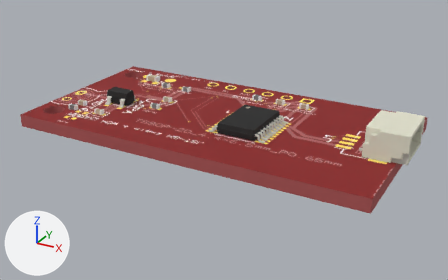
Before and after pictures for a commit that changed the glTF model public/viewer/jst-sh__ch552t__photodiode/3d.glb.
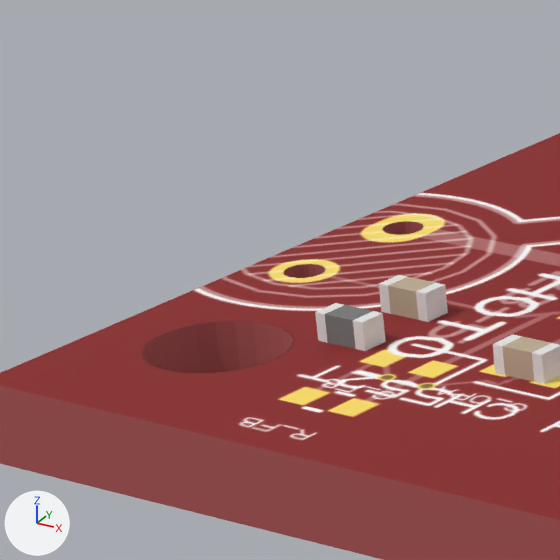
The first picture shows the older version from a 50 mm camera at (31.1, -56.3, 26.0) aimed at (0.9, -1.3, -1.5). The close-ups show the older and then the newer version on the part from 5% to 23% of the width and 21% to 50% of the height of that picture. Only the edits that show in the close-ups are written down. The axes (+X, +Y, +Z) are drawn at lower left. The lights are the same throughout.

Objects in the first close-up: 'Box0', 'C_FB', 'C_OPA', 'R_FB'.
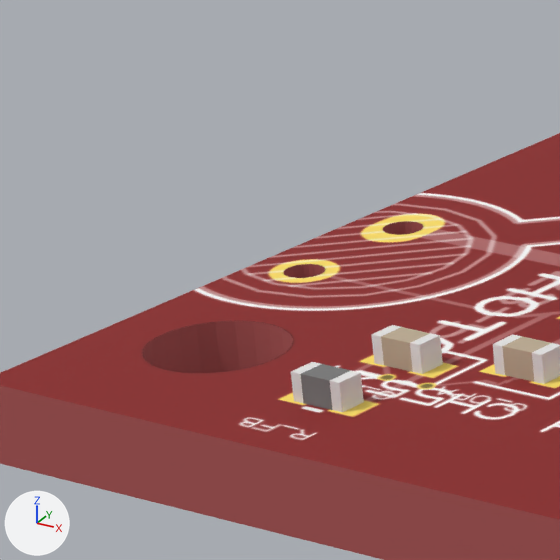
Pixel boxes (x1, y1, x2, y2) of what changed, in the close-ups (560 x 560 px):
'R_FB', moved: before (315, 303, 386, 351); after (291, 362, 364, 412)
'C_FB', moved: before (379, 275, 448, 322); after (371, 325, 443, 374)

What the commit changed:
Object 'R_FB' (ob_r_fb) moves from (-16.0, -6.25, 0.7) to (-14.5, -8.5, 0.7).
Object 'C_FB' (ob_c_fb) moves from (-16.0, -4.7, 0.7) to (-14.5, -6.6, 0.7).
